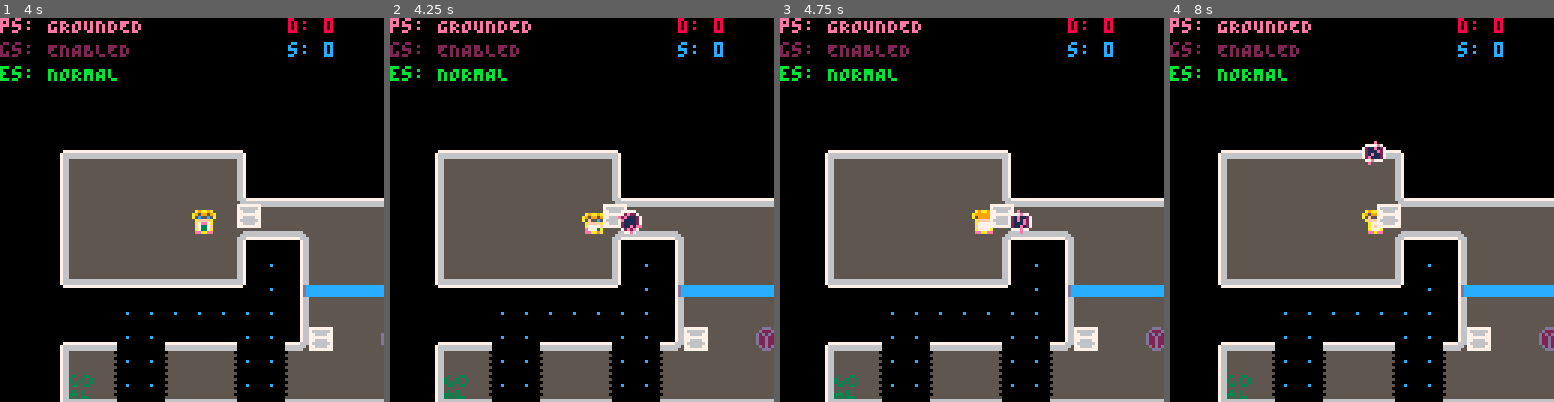
Above: before the commit, frames 1-4 (left to right).
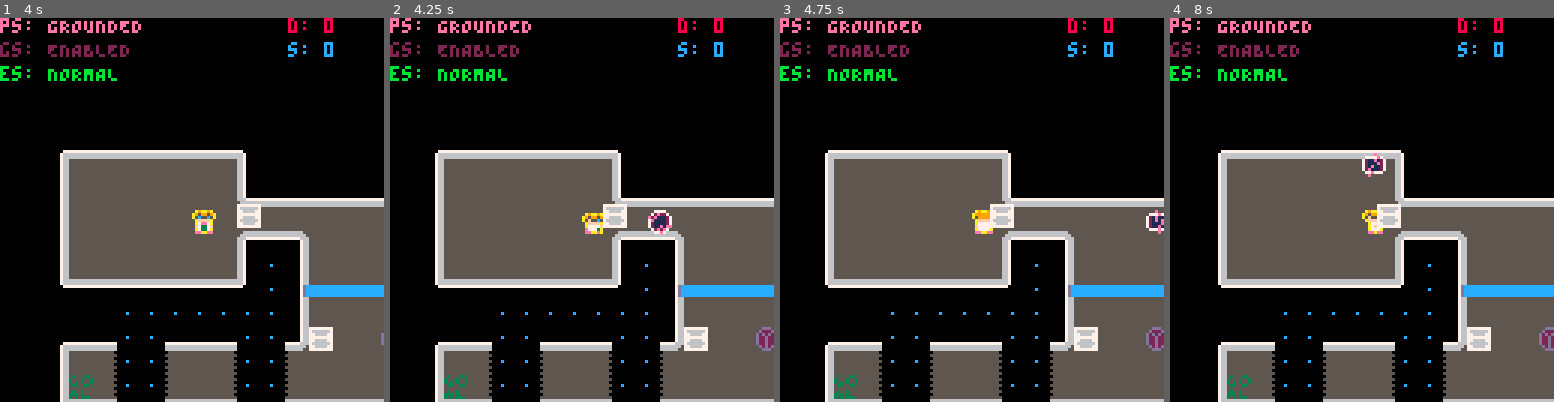
Above: after the commit, the same moments.

Repository: kitasuna/pico8-ttuor
Game: PICO-8 cartridge main.p8
Two runs of this game, one before a commit and one after it. Both use one fixed random seed, a clock stepped at 60 frames per second and the inputs below.
Inputs:
- Up to frame 1 (4 s): tap X (X key) at 0.33, 1.07, 1.85, 2.97 s; tap O (Z key) at 0.7, 1.7, 2.1, 2.5, 2.9, 3.3, 3.7 s; hold Right 1.6-2.1 s; hold Up 2.15-2.42 s; hold Right 2.47-3.03 s; hold Left 3.08-3.58 s; hold Down 3.63-3.97 s
- Up to frame 2 (4.25 s): hold Right from 4.02 s (still down); tap X (X key) at 4.08 s; tap O (Z key) at 4.1 s
- Up to frame 3 (4.75 s): tap O (Z key) at 4.5 s; release Right at 4.68 s; hold Up from 4.73 s (still down)
- Up to frame 4 (8 s): tap O (Z key) every 0.4 s from 4.9 to 7.7 s; release Up at 5.03 s; hold Left 5.08-5.68 s; tap X (X key) at 5.2, 6.32, 7.43 s; hold Down 5.73-6.03 s; hold Right 6.08-6.58 s; hold Right 6.63-7.13 s; hold Up 7.18-7.45 s; hold Right from 7.5 s (still down)

Frame 1 is identical in both runs. In frame 2, 0.6% of the frame differs, in the area x 59-74%, y 50-57%; in frame 3, 0.5%; in frame 4, 0.5%.

Commit message:
Add LEVEL_INIT event

Diff:
--- a/entity.lua
+++ b/entity.lua
@@ -1,6 +1,8 @@
 function new_entity_manager()
   local ent_man = {
     ents = {},
+    map_offset_x = 0,
+    map_offset_y = 0,
   }
 
   ent_man.add_item = function(coords)
@@ -30,6 +32,11 @@
     if fget(payload.entity.num, FLAG_ABSORBED_BY_GRAV) == true then
       del(ent_man.ents, payload.entity)
     end
+  end
+
+  ent_man.handle_level_init = function(name, payload)
+    ent_man.map_offset_x = payload.map_offset_x
+    ent_man.map_offset_y = payload.map_offset_y
   end
 
   -- String -> { box: Box, beam: Beam }
@@ -213,13 +220,11 @@
     end
 
     local collision = false
-    local map_offset_x = 16
-    local map_offset_y = 16
-    local curr_map_x = (beam.pos_x - map_offset_x) \ 8
-    local curr_map_y = (beam.pos_y - map_offset_y) \ 8
+    local curr_map_x = (beam.pos_x - ent_man.map_offset_x) \ 8
+    local curr_map_y = (beam.pos_y - ent_man.map_offset_y) \ 8
     local beam_max_x = beam.pos_x
     while collision == false do
-      local next_map_x = ((beam_max_x + 1) - map_offset_x) \ 8
+      local next_map_x = ((beam_max_x + 1) - ent_man.map_offset_x) \ 8
       local flag = fget(mget(next_map_x, curr_map_y))
       if (fget(mget(next_map_x, curr_map_y)) & beam.can_travel) == 0 then
         collision = true
@@ -262,16 +267,14 @@
 
 function ent_update(tmp)
   return function()
-    local map_offset_x = 16
-    local map_offset_y = 12
     local ent_center_x = get_center_x(tmp)
     local ent_center_y = get_center_y(tmp)
     local ent_next_x = (ent_center_x + tmp.vel_x)--  + (tmp.vel_x > 0 and 7 or 0)
     local ent_next_y = (ent_center_y + tmp.vel_y)--  + (tmp.vel_y > 0 and 7 or 0)
-    local curr_map_x = (ent_center_x - map_offset_x) \ 8
-    local next_map_x = (ent_next_x - map_offset_x) \ 8
-    local curr_map_y = (ent_center_y - map_offset_y) \ 8
-    local next_map_y = (ent_next_y - map_offset_y) \ 8
+    local curr_map_x = (ent_center_x - ent_man.map_offset_x) \ 8
+    local next_map_x = (ent_next_x - ent_man.map_offset_x) \ 8
+    local curr_map_y = (ent_center_y - ent_man.map_offset_y) \ 8
+    local next_map_y = (ent_next_y - ent_man.map_offset_y) \ 8
 
     local next_map_tile_x = mget(next_map_x, curr_map_y)
     if fget(next_map_tile_x) & tmp.can_travel == 0 then
--- a/level.lua
+++ b/level.lua
@@ -3,14 +3,10 @@
     {
       label="01",
       critical_mass=1,
-      map_offset = { -- starting offset for map()
-        pos_x = 16,
-        pos_y = 16,
-      },
-      player = {
-        pos_x = ((1*8) + 16),
-        pos_y = ((4*8) + 16),
-      },
+      map_offset_x = 16,
+      map_offset_y = 16,
+      player_pos_x = ((1*8) + 16),
+      player_pos_y = ((4*8) + 16),
       ents = {
         {type=ENT_BOX, pos_x= (8*8)+16, pos_y = (6*8)+15},
         {type=ENT_BOX, pos_x= (11*8)+16, pos_y = (11*8)+16},
--- a/main.p8
+++ b/main.p8
@@ -53,7 +53,7 @@
   cls()
 
   camera(-64 + player.pos_x,-64 + player.pos_y)
-  map(0, 0, level.map_offset.pos_x, level.map_offset.pos_y, 128, 32)
+  map(0, 0, level.map_offset_x, level.map_offset_y, 128, 32)
   print("ps: "..player.state, player.pos_x-64, player.pos_y-64, CLR_PNK)
   print("gs: "..grav_man.state, player.pos_x-64, player.pos_y-56, CLR_PRP)
   print("es: "..ent_man.ents[1].state, player.pos_x-64, player.pos_y-48, CLR_GRN)
@@ -116,13 +116,17 @@
 
     player.update(ent_man)
 
-    qm.ae("BUTTON", {
-      pos_x = get_center_x(player),
-      pos_y = get_center_y(player),
-      input_mask = input_mask,
-      direction = player.facing,
-      projectile = (count(grav_man.projectiles) > 0) and grav_man.projectiles[1] or nil
-    })
+    -- Bit of a hack, but ignore button presses if the player is in a
+    -- state that we consider "DEAD"
+    if player.is_dead() == false then
+      qm.ae("BUTTON", {
+        direction = player.facing,
+        pos_x = get_center_x(player),
+        pos_y = get_center_y(player),
+        input_mask = input_mask,
+        projectile = (count(grav_man.projectiles) > 0) and grav_man.projectiles[1] or nil
+      })
+    end
 
     grav_man.update()
     for k, g in pairs(grav_man.projectiles) do
@@ -227,6 +231,7 @@
   qm.at("ENTITY_REACHES_TARGET")
   qm.at("PLAYER_ROTATION")
   qm.at("PLAYER_ITEM_COLLISION")
+  qm.at("LEVEL_INIT")
 
   gm = {}
   gm.handle_player_death = function(name, payload)
@@ -243,6 +248,7 @@
   qm.as("BUTTON", ent_man.handle_button)
   qm.as("PLAYER_ROTATION", ent_man.handle_player_rotation)
   qm.as("PLAYER_ITEM_COLLISION", ent_man.handle_player_item_collision)
+  qm.as("LEVEL_INIT", ent_man.handle_level_init)
 
   -- Create gravity manager
   grav_man = new_gravity_manager()
@@ -262,6 +268,7 @@
   qm.as("PROJ_EXPIRATION", player.handle_proj_expiration)
   qm.as("ENTITY_REACHES_TARGET", player.handle_entity_reaches_target)
   qm.as("PLAYER_ITEM_COLLISION", player.handle_player_item_collision)
+  qm.as("LEVEL_INIT", player.handle_level_init)
 
   -- Load levels
   levels = get_levels()
@@ -279,7 +286,6 @@
 end
 
 function init_level(l)
-  printh("init level")
   player.reset(l)
   ent_man.reset()
   for k, e in pairs(l.ents) do
@@ -294,9 +300,11 @@
     end
   end
 
-  player.pos_x = l.player.pos_x
-  player.pos_y = l.player.pos_y
-
+  player.pos_x = l.player_pos_x
+  player.pos_y = l.player_pos_y
+
+  printh("x,y:"..l.map_offset_x..","..l.map_offset_y)
+  qm.ae("LEVEL_INIT", { map_offset_x=l.map_offset_x, map_offset_y=l.map_offset_y})
   timers = {}
 end
 
--- a/player.lua
+++ b/player.lua
@@ -21,6 +21,8 @@
   player.frame_step = 0
   player.facing = DIRECTION_DOWN
   player.can_travel = (1 << FLAG_FLOOR)
+  player.map_offset_x = 0
+  player.map_offset_y = 0
 
   player.frames_walking = {
     { anim={7, 8, 7, 9}, flip=false },
@@ -30,6 +32,16 @@
   }
 
   player.frames_zapped = { 16, 17, 18, 16, 17, 18, 16, 17, 18 }
+
+  -- API, allows other entities to check on player
+  player.is_dead = function()
+    if player.state == PLAYER_STATE_DEAD_ZAPPED or
+      player.state == PLAYER_STATE_DEAD_FALLING then
+      return true
+    end
+
+    return false
+  end
 
   player.reset = function(l)
     player.frame_base = 1
@@ -39,8 +51,8 @@
     player.state = PLAYER_STATE_GROUNDED
     player.vel_x = 0
     player.vel_y = 0
-    player.pos_x = l.player.pos_x
-    player.pos_y = l.player.pos_y
+    player.pos_x = l.player_pos_x
+    player.pos_y = l.player_pos_y
   end
 
   player.handle_proj_player_collision = function(name, payload)
@@ -85,6 +97,12 @@
 
   player.handle_entity_reaches_target = function(name, payload)
     player.state = PLAYER_STATE_HOLDING
+  end
+
+  player.handle_level_init = function(name, payload)
+    -- TODO: We probably want more happening in here, like position etc
+    player.map_offset_x = payload.map_offset_x
+    player.map_offset_y = payload.map_offset_y - 4 -- cheat a little here
   end
 
   player.handle_button = function(name, payload)
@@ -235,17 +253,15 @@
   end
 
   player.update = function(ent_man)
-    local map_offset_x = 16
-    local map_offset_y = 12
     local player_center_x = get_center_x(player)
     local player_center_y = get_center_y(player)
 
     local player_next_x = (player_center_x + player.vel_x) -- + (player.facing != 3 and 5 or 1)
     local player_next_y = player_center_y + player.vel_y -- + (player.facing == 2 and 7 or 0)
-    local curr_map_x = (player_center_x - map_offset_x) \ 8
-    local next_map_x = (player_next_x - map_offset_x) \ 8
-    local curr_map_y = (player_center_y - map_offset_y) \ 8
-    local next_map_y = (player_next_y - map_offset_y) \ 8
+    local curr_map_x = (player_center_x - player.map_offset_x) \ 8
+    local next_map_x = (player_next_x - player.map_offset_x) \ 8
+    local curr_map_y = (player_center_y - player.map_offset_y) \ 8
+    local next_map_y = (player_next_y - player.map_offset_y) \ 8
     local can_move_x = true
     local can_move_y = true
 
